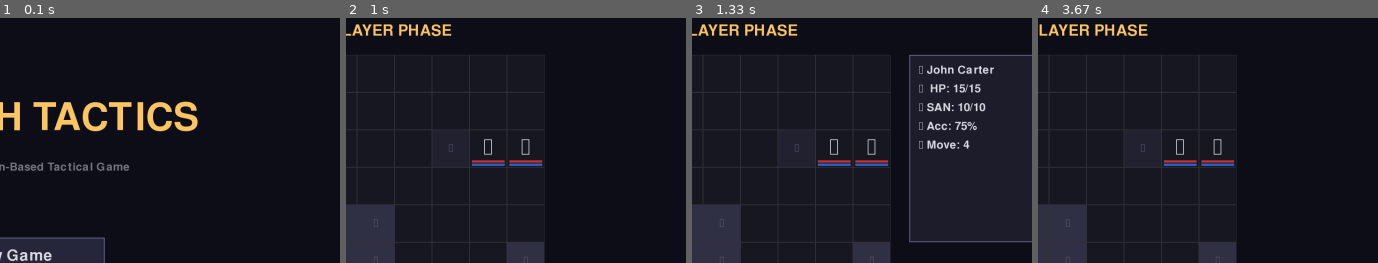
Above: before the commit, frames 1-4 (left to right).
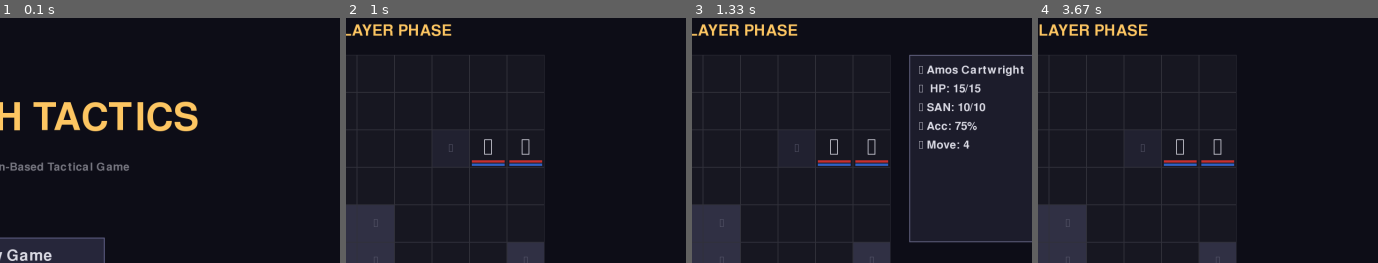
Above: after the commit, the same moments.

Repository: Dombrovo/pygame_tactics_test
Game: pygame game, started from main.py
The game is run twice, just before and just after one commit, with the same random seed, the same clock (stepped at 60 frames per second) and the same inputs.
Inputs (mouse positions are % of the whole screen's width and height, from its top left):
- Up to frame 1 (0.1 s): no input
- Up to frame 2 (1 s): click (34, 49) at 0.38 s; tap Space at 0.67 s
- Up to frame 3 (1.33 s): tap Tab at 1 s
- Up to frame 4 (3.67 s): click "Click: Select Unit" at 1.38 s; move the mouse to (outside the picture) at 1.7 s; tap Space at 1.73, 2.03, 2.23, 2.57, 2.87, 3.07, 3.37, 3.63 s; move the mouse to (49, 19) at 2.2 s; move the mouse to (45, 75) at 2.53 s; move the mouse to (15, 28) at 3.03 s; move the mouse to (58, 41) at 3.6 s
The pictures show only the part of the screen within x 33-83%, y 0-50%; the shares and areas given below are measured in that part.

Frames 1-2 are identical in both runs. In frame 3, 0.6% of the frame differs, in the area x 69-98%, y 19-24%; in frame 4, nothing differs.

Commit message:
stat system and namie system

Diff:
--- a/entities/investigator.py
+++ b/entities/investigator.py
@@ -6,7 +6,78 @@
 """
 
 from entities.unit import Unit
-from typing import List
+from typing import List, Literal, Dict, Any
+import random
+import json
+from pathlib import Path
+
+
+# Cache for name data (loaded once)
+_NAME_DATA: Dict[str, List[str]] = {}
+
+
+def _load_name_data() -> Dict[str, List[str]]:
+    """
+    Load name data from JSON file (cached).
+
+    Returns:
+        Dictionary with keys: first_male, first_female, last, nick
+    """
+    global _NAME_DATA
+
+    if not _NAME_DATA:
+        # Find the json/names_data.json file
+        json_path = Path(__file__).parent.parent / "json" / "names_data.json"
+
+        with open(json_path, 'r') as f:
+            _NAME_DATA = json.load(f)
+
+    return _NAME_DATA
+
+
+def generate_random_name(include_nickname_chance: float = 0.3) -> tuple[str, Literal["male", "female"]]:
+    """
+    Generate a random investigator name with gender.
+
+    Process:
+    1. Randomly select gender (50% male, 50% female)
+    2. Pick random first name based on gender
+    3. Pick random last name
+    4. 30% chance to add nickname
+
+    Args:
+        include_nickname_chance: Probability of including nickname (default 0.3)
+
+    Returns:
+        Tuple of (full_name, gender)
+        Example: ("Arthur 'Bones' Blackwood", "male")
+    """
+    name_data = _load_name_data()
+
+    # Step 1: Randomly select gender (50/50)
+    gender: Literal["male", "female"] = random.choice(["male", "female"])
+
+    # Step 2: Pick first name based on gender
+    if gender == "male":
+        first_name = random.choice(name_data["first_male"])
+    else:
+        first_name = random.choice(name_data["first_female"])
+
+    # Step 3: Pick last name
+    last_name = random.choice(name_data["last"])
+
+    # Step 4: 30% chance for nickname
+    nickname = None
+    if random.random() < include_nickname_chance:
+        nickname = random.choice(name_data["nick"])
+
+    # Build full name
+    if nickname:
+        full_name = f"{first_name} '{nickname}' {last_name}"
+    else:
+        full_name = f"{first_name} {last_name}"
+
+    return full_name, gender
 
 
 class Investigator(Unit):
@@ -26,7 +97,8 @@
         max_sanity: int = 10,
         accuracy: int = 75,
         will: int = 5,
-        movement_range: int = 4
+        movement_range: int = 4,
+        gender: Literal["male", "female"] = "male"
     ):
         """
         Initialize an investigator.
@@ -40,6 +112,7 @@
             accuracy: Base hit chance % (default 75)
             will: Sanity defense (default 5)
             movement_range: Tiles per turn (default 4)
+            gender: Character gender ("male" or "female")
         """
         # Initialize base Unit class
         super().__init__(
@@ -53,6 +126,9 @@
             symbol="👤"  # Unicode person symbol
         )
 
+        # Identity
+        self.gender = gender
+
         # Progression tracking (Phase 2+)
         self.experience = 0
         self.kills = 0
@@ -149,42 +225,54 @@
     """
     Create a test squad of 4 investigators for MVP testing.
 
+    Now uses random name generation with varied stats.
+
     Returns:
-        List of 4 investigators with varied stats
-    """
-    investigators = [
-        Investigator(
-            name="John Carter",
-            max_health=15,
-            max_sanity=10,
-            accuracy=75,
-            will=5,
-            movement_range=4
-        ),
-        Investigator(
-            name="Sarah Mitchell",
-            max_health=12,
-            max_sanity=12,
-            accuracy=80,
-            will=6,
-            movement_range=4
-        ),
-        Investigator(
-            name="Marcus Stone",
-            max_health=18,
-            max_sanity=8,
-            accuracy=70,
-            will=4,
-            movement_range=3
-        ),
-        Investigator(
-            name="Elena Ramirez",
-            max_health=14,
-            max_sanity=11,
-            accuracy=75,
-            will=7,
-            movement_range=5
-        ),
+        List of 4 investigators with randomized names and varied stats
+    """
+    # Define stat templates for variety (balanced, sniper, tank, scout)
+    stat_templates = [
+        {  # Balanced
+            "max_health": 15,
+            "max_sanity": 10,
+            "accuracy": 75,
+            "will": 5,
+            "movement_range": 4
+        },
+        {  # Sniper (high accuracy, low health)
+            "max_health": 12,
+            "max_sanity": 12,
+            "accuracy": 80,
+            "will": 6,
+            "movement_range": 4
+        },
+        {  # Tank (high health, low sanity, slow)
+            "max_health": 18,
+            "max_sanity": 8,
+            "accuracy": 70,
+            "will": 4,
+            "movement_range": 3
+        },
+        {  # Scout (mobile, good sanity)
+            "max_health": 14,
+            "max_sanity": 11,
+            "accuracy": 75,
+            "will": 7,
+            "movement_range": 5
+        },
     ]
 
+    investigators = []
+    for template in stat_templates:
+        # Generate random name and gender
+        name, gender = generate_random_name()
+
+        # Create investigator with random name and template stats
+        inv = Investigator(
+            name=name,
+            gender=gender,
+            **template
+        )
+        investigators.append(inv)
+
     return investigators
--- a/entities/unit.py
+++ b/entities/unit.py
@@ -51,23 +51,58 @@
         # Position (will be set when placed on grid)
         self.position: Optional[Tuple[int, int]] = None
 
+        # --- BASE STATS (Set at creation) ---
         # Health system
-        self.max_health = max_health
+        self.base_max_health = max_health
         self.current_health = max_health
 
         # Sanity system
-        self.max_sanity = max_sanity
+        self.base_max_sanity = max_sanity
         self.current_sanity = max_sanity
 
         # Combat stats
-        self.accuracy = accuracy  # Base hit chance percentage
-        self.will = will          # Defense against sanity damage
-        self.movement_range = movement_range
+        self.base_accuracy = accuracy      # Base hit chance percentage
+        self.base_will = will              # Defense against sanity damage
+        self.base_movement_range = movement_range
+
+        # --- MODIFIERS (Applied by backgrounds, traits, equipment, status effects) ---
+        self.max_health_modifier = 0
+        self.max_sanity_modifier = 0
+        self.accuracy_modifier = 0
+        self.will_modifier = 0
+        self.movement_modifier = 0
 
         # Status flags
         self.is_incapacitated = False
         self.has_moved = False      # Track if unit moved this turn
         self.has_attacked = False   # Track if unit attacked this turn
+
+    # --- CALCULATED STATS (Properties: base + modifiers) ---
+
+    @property
+    def max_health(self) -> int:
+        """Effective max health = base + modifiers"""
+        return max(1, self.base_max_health + self.max_health_modifier)
+
+    @property
+    def max_sanity(self) -> int:
+        """Effective max sanity = base + modifiers"""
+        return max(1, self.base_max_sanity + self.max_sanity_modifier)
+
+    @property
+    def accuracy(self) -> int:
+        """Effective accuracy = base + modifiers (clamped 5-95%)"""
+        return max(5, min(95, self.base_accuracy + self.accuracy_modifier))
+
+    @property
+    def will(self) -> int:
+        """Effective will = base + modifiers"""
+        return max(0, self.base_will + self.will_modifier)
+
+    @property
+    def movement_range(self) -> int:
+        """Effective movement range = base + modifiers"""
+        return max(1, self.base_movement_range + self.movement_modifier)
 
     def take_damage(self, amount: int) -> int:
         """
@@ -158,6 +193,38 @@
             True if not incapacitated, False otherwise
         """
         return not self.is_incapacitated
+
+    def apply_stat_modifiers(self, **modifiers):
+        """
+        Apply stat modifiers from backgrounds, traits, or equipment.
+
+        Args:
+            **modifiers: Keyword arguments for stat changes
+                        (e.g., accuracy=10, max_health=-2, will=3)
+
+        Example:
+            unit.apply_stat_modifiers(accuracy=10, max_sanity=-1)
+        """
+        if "max_health" in modifiers:
+            self.max_health_modifier += modifiers["max_health"]
+        if "max_sanity" in modifiers:
+            self.max_sanity_modifier += modifiers["max_sanity"]
+        if "accuracy" in modifiers:
+            self.accuracy_modifier += modifiers["accuracy"]
+        if "will" in modifiers:
+            self.will_modifier += modifiers["will"]
+        if "movement" in modifiers or "movement_range" in modifiers:
+            self.movement_modifier += modifiers.get("movement", modifiers.get("movement_range", 0))
+
+    def has_modifiers(self) -> bool:
+        """Check if unit has any active stat modifiers."""
+        return (
+            self.max_health_modifier != 0 or
+            self.max_sanity_modifier != 0 or
+            self.accuracy_modifier != 0 or
+            self.will_modifier != 0 or
+            self.movement_modifier != 0
+        )
 
     def reset_turn_flags(self):
         """
--- /dev/null
+++ b/json/names_data.json
@@ -0,0 +1,114 @@
+{
+  "first_female": [
+	"Abigail", "Alice", "Amelia",
+	"Beatrice", "Blanche", "Bernice",
+	"Charlotte", "Cecily", "Clara",
+	"Dorothy", "Dahlia", "Delilah",
+	"Eleanor", "Edith", "Evelyn",
+	"Florence", "Fay", "Frances",
+	"Genevieve", "Gwendolyn", "Gloria",
+	"Harriet", "Helena", "Hazel",
+	"Imogen", "Irene", "Ivy",
+	"Josephine", "Judith", "Juliette",
+	"Katherine", "Kitty", "Kassandra",
+	"Lillian", "Lucille", "Lydia",
+	"Margaret", "Marian", "Millicent",
+	"Nora", "Nadine", "Nancy",
+	"Olivia", "Octavia", "Ophelia",
+	"Penelope", "Pearl", "Prudence",
+	"Quilla", "Quintessa", "Queenie",
+	"Rosalind", "Ruth", "Regina",
+	"Sylvia", "Sophia", "Stella",
+	"Theodora", "Tabitha", "Theresa",
+	"Ursula", "Unity", "Una",
+	"Violet", "Veronica", "Vivian",
+	"Winifred", "Wilhelmina", "Willa",
+	"Xenia", "Xylia", "Xiomara",
+	"Yvette", "Yvonne", "Yasmina",
+	"Zelda", "Zora", "Zara"
+  ],
+  "first_male": [
+	"Arthur", "Alastair", "Amos",
+	"Bernard", "Basil", "Byron",
+	"Conrad", "Cedric", "Chester",
+	"Douglas", "Dorian", "Donovan",
+	"Edgar", "Elias", "Ernest",
+	"Francis", "Fletcher", "Felix",
+	"Gideon", "Graham", "George",
+	"Henry", "Harvey", "Horace",
+	"Irving", "Isaac", "Ivan",
+	"James", "Jasper", "Julian",
+	"Kenneth", "Karl", "Kingsley",
+	"Leonard", "Lawrence", "Lloyd",
+	"Malcolm", "Miles", "Montgomery",
+	"Nathaniel", "Neville", "Nolan",
+	"Oliver", "Orson", "Otto",
+	"Percival", "Peter", "Preston",
+	"Quentin", "Quincey", "Quinn",
+	"Roland", "Rupert", "Reginald",
+	"Silas", "Sterling", "Samuel",
+	"Theodore", "Thaddeus", "Thomas",
+	"Ulric", "Ulysses", "Urban",
+	"Victor", "Vincent", "Vernon",
+	"Walter", "Wallace", "Warren",
+	"Xavier", "Xerxes", "Xander",
+	"Yale", "Yardley", "York",
+	"Zachariah", "Zebediah", "Zane"
+  ],
+  "last": [
+	"Abernathy", "Ashcroft", "Albright", "Armitage", "Addington",
+	"Blackwood", "Bancroft", "Barrett", "Barnaby", "Bellamy",
+	"Cartwright", "Carmichael", "Chamberlain", "Crane", "Cross",
+	"Danforth", "Davenport", "Dean", "Delacroix", "Drummond",
+	"Ellington", "East", "Eldridge", "Everly", "Endcott",
+	"Farnsworth", "Fairchild", "Fitzroy", "Fontaine", "Fawcett",
+	"Gainsby", "Graves", "Grayson", "Goddard", "Greaves",
+	"Hawthorne", "Hargrove", "Hensley", "Holbrook", "Hill",
+	"Inglewood", "Iverson", "Ingalls", "Iter", "Islington",
+	"Jersey", "Jarvis", "Jessup", "Jennings", "Jamison",
+	"Kingsley", "Kettering", "Kilpatrick", "Kensington", "Keaton",
+	"Lockhart", "Litchfield", "Langley", "Leland", "Leone",
+	"Merriweather", "Montague", "Murdock", "March", "Mortimer",
+	"Northcott", "Norwood", "Newbury", "Nightingale", "Norrington",
+	"Oakwood", "Overton", "Otoole", "Orton", "Osborne",
+	"Pete", "Pembroke", "Prescott", "Pemberton", "Parrish",
+	"Quincy", "Quimby", "Quarles", "Quick", "Quinnell",
+	"Ravenscroft", "Rockwell", "Radcliffe", "Rowley", "Renfield",
+	"Sinclair", "Sedgwick", "Southgate", "Sterling", "Stanhope",
+	"Thorne", "Tennyson", "Trevelyn", "Templeton", "Treadwell",
+	"Underhill", "Ulrich", "Upshaw", "Urquhart", "Utley",
+	"Vance", "Vale", "Verner", "Vaughan", "Vickers",
+	"Whitaker", "West", "Westbrook", "Winslow", "Worthington",
+	"Xerod", "Xerxes", "Xylander", "Xanders", "Ximenez",
+	"Yardley", "Yates", "Yorton", "York", "Yelverton",
+	"Zabriski", "Zephyr", "Ziegler", "Zane", "Zorich"
+  ],
+  "nick": [
+	"Abyss", "Ash", "Alhazred", "Ace", "Axle",
+	"Blackjack", "Bones", "Banshee", "Blight", "Brick",
+	"Cogs", "Claw", "Crypt", "Cash", "Crow",
+	"Dagger", "Deadeye", "Drifter", "Dome", "Dusty",
+	"Edge", "Ember", "Echo", "Exile", "Ebon",
+	"Fangs", "Flint", "Fog", "Frost", "Fort",
+	"Graves", "Gloom", "Grimoire", "Glyph", "Ghoul",
+	"Hollow", "Hound", "Hex", "Harbinger", "Hawk",
+	"Inferno", "Iron", "Ivory", "Insight", "Isle",
+	"Jagged", "Jester", "Jinx", "Jaws", "Judge",
+	"Keeper", "Knives", "Kraken", "Key", "Kindred",
+	"Loom", "Lockjaw", "Lost", "Lark", "Lucky",
+	"Madcap", "Mutt", "Mist", "Maverick", "Mac",
+	"Night", "Nox", "Nether", "Nighthawk", "Nexus",
+	"Oracle", "Oddball", "Omen", "Outsider", "Onyx",
+	"Phantom", "Pistol", "Pale", "Patch", "Poker",
+	"Quake", "Quill", "Quiet", "Quarry", "Quickdraw",
+	"Raven", "Razor", "Reaper", "Rust", "Red",
+	"Stitches", "Shrike", "Shade", "Sable", "Smog",
+	"Thorn", "Tempest", "Tome", "Tank", "Terror",
+	"Umbra", "Urchin", "Unseen", "Uncanny", "Uncle",
+	"Void", "Veil", "Vortex", "Vanity", "Visage",
+	"Wraith", "Widow", "Watcher", "Wisp", "Warlock",
+	"Xenith", "Xena", "Xylophone", "Xerox", "Xylo",
+	"Yeti", "Yawn", "Yonder", "Yore", "Yacht",
+	"Zealot", "Zero", "Ziggurat", "Zodiac", "Zulu"
+  ]
+}
--- /dev/null
+++ b/testing/test_names.py
@@ -0,0 +1,35 @@
+"""
+Quick test script to verify random name generation with nicknames.
+"""
+
+from entities.investigator import generate_random_name
+
+print("Testing random name generation (50 samples):")
+print("=" * 60)
+
+nickname_count = 0
+male_count = 0
+female_count = 0
+
+# Generate 50 names to see distribution
+for i in range(50):
+    name, gender = generate_random_name()
+
+    # Count nicknames (they have single quotes)
+    if "'" in name:
+        nickname_count += 1
+        print(f"{i+1:2d}. {name:40s} ({gender}) [NICKNAME]")
+    else:
+        print(f"{i+1:2d}. {name:40s} ({gender})")
+
+    # Count gender
+    if gender == "male":
+        male_count += 1
+    else:
+        female_count += 1
+
+print("=" * 60)
+print(f"Statistics:")
+print(f"  Male:     {male_count}/50 ({male_count/50*100:.1f}%)")
+print(f"  Female:   {female_count}/50 ({female_count/50*100:.1f}%)")
+print(f"  Nickname: {nickname_count}/50 ({nickname_count/50*100:.1f}%) [Expected ~30%]")
--- /dev/null
+++ b/testing/test_stat_system.py
@@ -0,0 +1,96 @@
+"""
+Test script for the new stat system with base stats + modifiers.
+"""
+
+from entities.investigator import Investigator, generate_random_name
+
+print("=" * 70)
+print("STAT SYSTEM TEST - Base Stats + Modifiers Pattern")
+print("=" * 70)
+
+# Create a test investigator
+name, gender = generate_random_name()
+inv = Investigator(
+    name=name,
+    gender=gender,
+    max_health=15,
+    max_sanity=10,
+    accuracy=75,
+    will=5,
+    movement_range=4
+)
+
+print(f"\n1. INITIAL STATE")
+print(f"   Name: {inv.name} ({gender})")
+print(f"   Base Stats:")
+print(f"     - Health:   {inv.base_max_health}")
+print(f"     - Sanity:   {inv.base_max_sanity}")
+print(f"     - Accuracy: {inv.base_accuracy}%")
+print(f"     - Will:     {inv.base_will}")
+print(f"     - Movement: {inv.base_movement_range}")
+print(f"\n   Effective Stats (base + modifiers):")
+print(f"     - Health:   {inv.max_health} (modifier: {inv.max_health_modifier:+d})")
+print(f"     - Sanity:   {inv.max_sanity} (modifier: {inv.max_sanity_modifier:+d})")
+print(f"     - Accuracy: {inv.accuracy}% (modifier: {inv.accuracy_modifier:+d})")
+print(f"     - Will:     {inv.will} (modifier: {inv.will_modifier:+d})")
+print(f"     - Movement: {inv.movement_range} (modifier: {inv.movement_modifier:+d})")
+
+# Apply some modifiers (simulating a background)
+print(f"\n2. APPLYING MODIFIERS (simulating 'Soldier' background)")
+print(f"   Changes: +10 accuracy, -1 max_sanity")
+inv.apply_stat_modifiers(accuracy=10, max_sanity=-1)
+
+print(f"\n   Effective Stats After Modifiers:")
+print(f"     - Health:   {inv.max_health} (modifier: {inv.max_health_modifier:+d})")
+print(f"     - Sanity:   {inv.max_sanity} (modifier: {inv.max_sanity_modifier:+d})")
+print(f"     - Accuracy: {inv.accuracy}% (modifier: {inv.accuracy_modifier:+d})")
+print(f"     - Will:     {inv.will} (modifier: {inv.will_modifier:+d})")
+print(f"     - Movement: {inv.movement_range} (modifier: {inv.movement_modifier:+d})")
+print(f"\n   Has modifiers? {inv.has_modifiers()}")
+
+# Apply more modifiers (simulating a trait)
+print(f"\n3. APPLYING MORE MODIFIERS (simulating 'Veteran' trait)")
+print(f"   Changes: +2 will, +1 movement")
+inv.apply_stat_modifiers(will=2, movement=1)
+
+print(f"\n   Effective Stats After Additional Modifiers:")
+print(f"     - Health:   {inv.max_health} (modifier: {inv.max_health_modifier:+d})")
+print(f"     - Sanity:   {inv.max_sanity} (modifier: {inv.max_sanity_modifier:+d})")
+print(f"     - Accuracy: {inv.accuracy}% (modifier: {inv.accuracy_modifier:+d})")
+print(f"     - Will:     {inv.will} (modifier: {inv.will_modifier:+d})")
+print(f"     - Movement: {inv.movement_range} (modifier: {inv.movement_modifier:+d})")
+
+# Test negative modifiers (injury)
+print(f"\n4. APPLYING NEGATIVE MODIFIERS (simulating 'Leg Wound' injury)")
+print(f"   Changes: -2 max_health, -1 movement")
+inv.apply_stat_modifiers(max_health=-2, movement=-1)
+
+print(f"\n   Effective Stats After Injury:")
+print(f"     - Health:   {inv.max_health} (modifier: {inv.max_health_modifier:+d})")
+print(f"     - Sanity:   {inv.max_sanity} (modifier: {inv.max_sanity_modifier:+d})")
+print(f"     - Accuracy: {inv.accuracy}% (modifier: {inv.accuracy_modifier:+d})")
+print(f"     - Will:     {inv.will} (modifier: {inv.will_modifier:+d})")
+print(f"     - Movement: {inv.movement_range} (modifier: {inv.movement_modifier:+d})")
+
+# Test clamping
+print(f"\n5. TESTING STAT CLAMPING")
+inv.apply_stat_modifiers(accuracy=50)  # Should clamp at 95%
+inv.apply_stat_modifiers(max_health=-100)  # Should clamp at 1
+inv.apply_stat_modifiers(will=-50)  # Should clamp at 0
+
+print(f"   After extreme modifiers:")
+print(f"     - Accuracy: {inv.accuracy}% (should be clamped to 95%)")
+print(f"     - Health:   {inv.max_health} (should be clamped to 1)")
+print(f"     - Will:     {inv.will} (should be clamped to 0)")
+
+print(f"\n6. FINAL SUMMARY")
+print(f"   Base -> Effective (Change)")
+print(f"     - Health:   {inv.base_max_health} -> {inv.max_health} ({inv.max_health_modifier:+d})")
+print(f"     - Sanity:   {inv.base_max_sanity} -> {inv.max_sanity} ({inv.max_sanity_modifier:+d})")
+print(f"     - Accuracy: {inv.base_accuracy}% -> {inv.accuracy}% ({inv.accuracy_modifier:+d})")
+print(f"     - Will:     {inv.base_will} -> {inv.will} ({inv.will_modifier:+d})")
+print(f"     - Movement: {inv.base_movement_range} -> {inv.movement_range} ({inv.movement_modifier:+d})")
+
+print("\n" + "=" * 70)
+print("[SUCCESS] STAT SYSTEM TEST COMPLETE")
+print("=" * 70)
Not shown, changed: Claude.md
Not shown, added: docs/06_stat_system.md
Not shown, changed: docs/doc_index.md
